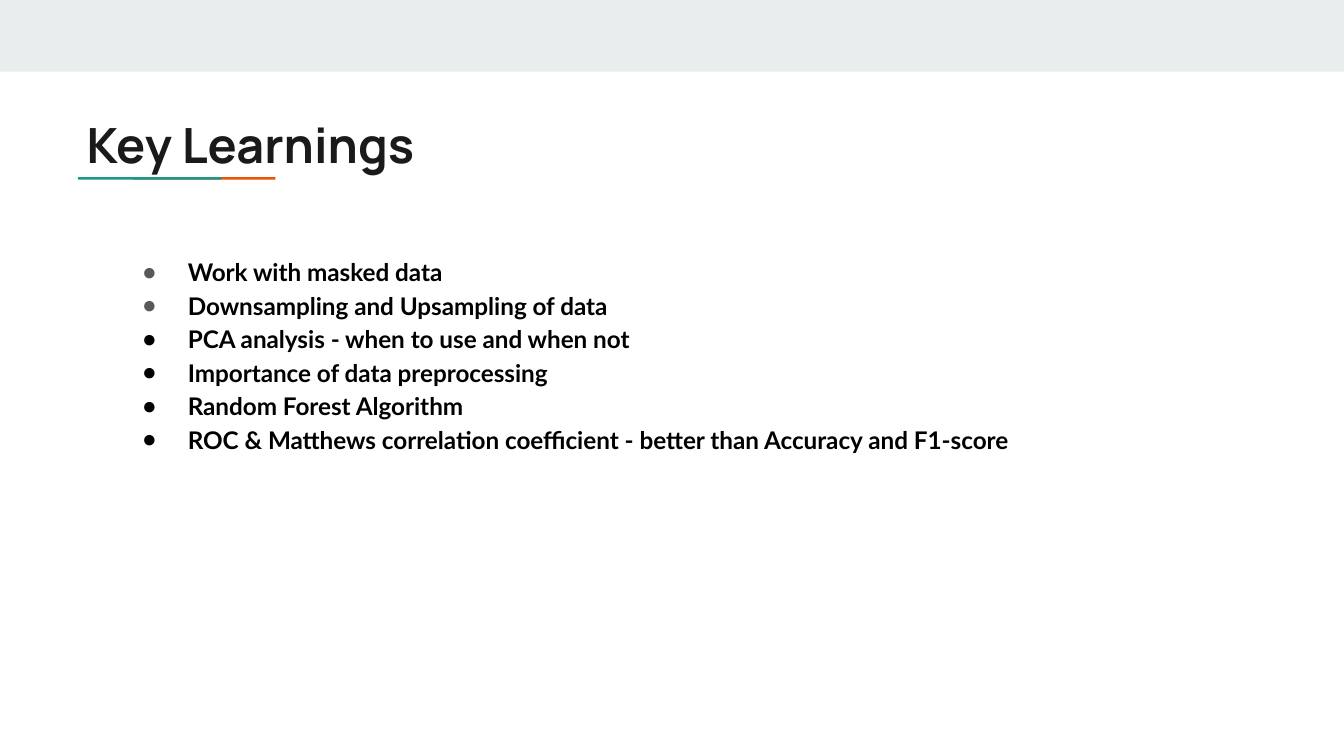
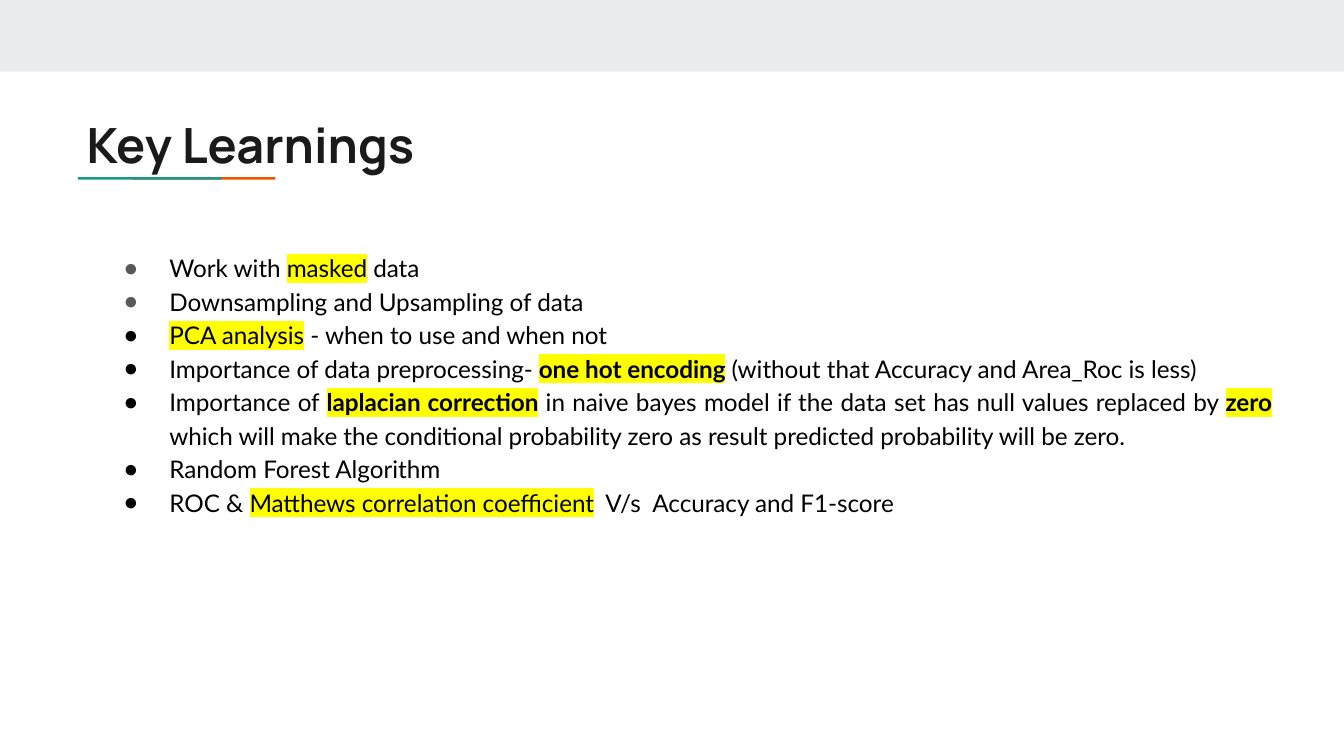
Before and after one commit to MaheshReddy108/CMPE-255-Credit-card-Fraud-detection, a slide deck: slide 14 of CMPE255_Group3_CreditCardFraudDetection.pptx. Drawn at 1344x756 pixels with LibreOffice and Linux fonts; fonts in the diff are those of the drawing. Boxes give left, top, right and bottom in pixels: in the first picture for what was removed or moved away, otherwise in the second. Text is boxed around its words. In the diff, an @@ line names an element or a change of style, - is before the commit and + after.

```diff
--- a/CMPE255_Group3_CreditCardFraudDetection.pptx
+++ b/CMPE255_Group3_CreditCardFraudDetection.pptx
@@ text "Work with masked data": place and size @@
-text "Work with masked data" at (188, 263, 1008, 453)
+text "Work with masked data" at (169, 259, 1272, 516)
@@ text at (169, 259, 607, 483): highlight none to #FFFF00 in "masked", "PCA analysis"; bold off in "Work with masked data", "Downsampling and Upsampling of data", "PCA analysis - when to use and ...", "Random Forest Algorithm" @@
@@ text at (169, 359, 1272, 449): text changed; bold off @@
-● Importance of data preprocessing
+● Importance of data preprocessing- one hot encoding (without that Accuracy and Area_Roc is less)
+● Importance of laplacian correction in naive bayes model if the data set has null values replaced by zero which will make the conditional probability zero as result predicted probability will be zero.
@@ text at (169, 494, 893, 516): text changed; bold off @@
-● ROC & Matthews correlation coefficient - better than Accuracy and F1-score
+● ROC & Matthews correlation coefficient V/s Accuracy and F1-score
```
Also in this commit, not shown: 2 other files.
